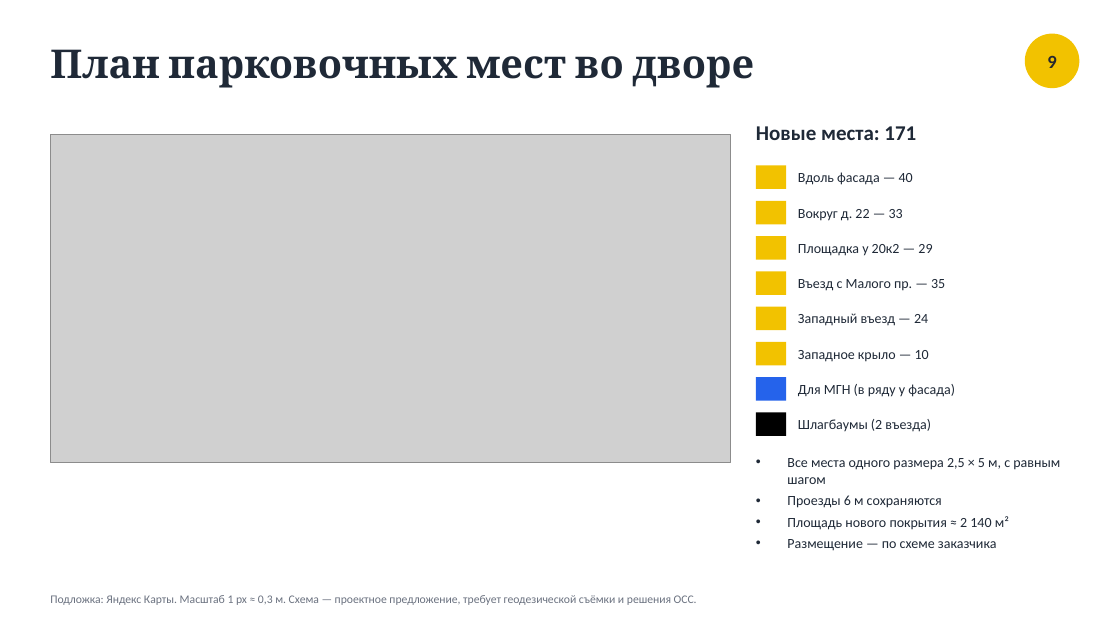
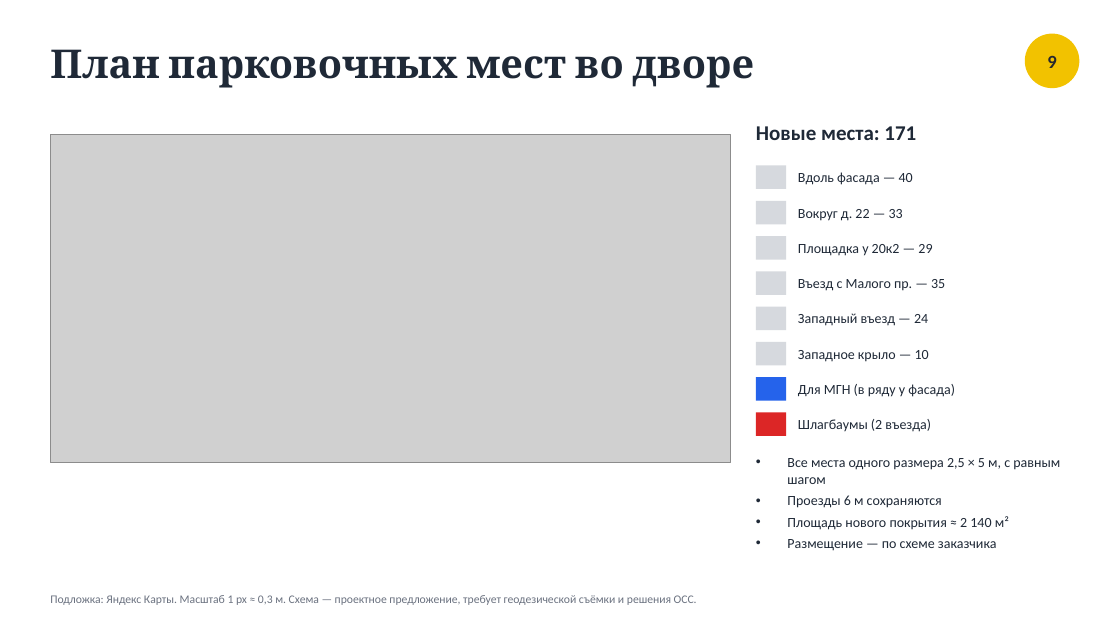
Before and after one commit to shortisshow-prog/mirigrushek, a slide deck: slide 9 of parking/Парковка_Нахимова_20.pptx. Drawn at 1120x630 pixels with LibreOffice and Linux fonts; fonts in the diff are those of the drawing; grey boxes stand for pictures. Boxes give left, top, right and bottom in pixels: in the first picture for what was removed or moved away, otherwise in the second. Text is boxed around its words. In the diff, an @@ line names an element or a change of style, - is before the commit and + after.

```diff
--- a/parking/Парковка_Нахимова_20.pptx
+++ b/parking/Парковка_Нахимова_20.pptx
@@ fill #F2C200 to #D6D9DE in 6 elements at box(756, 166, 786, 189), box(756, 201, 786, 224), box(756, 236, 786, 260), box(756, 271, 786, 295), box(756, 307, 786, 330), box(756, 342, 786, 365) @@
@@ rectangle at box(756, 413, 786, 436): fill #000000 to #DC2626 @@
```
Also in this commit, not shown: 2 other files.
